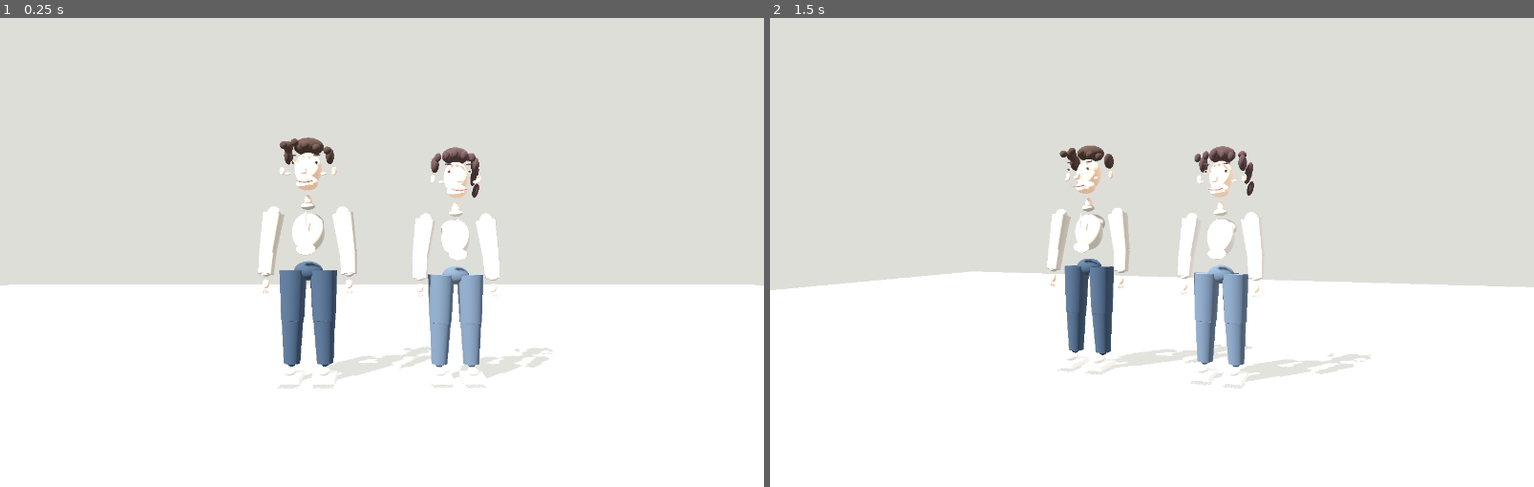
Above: before the commit, frames 1-2 (left to right).
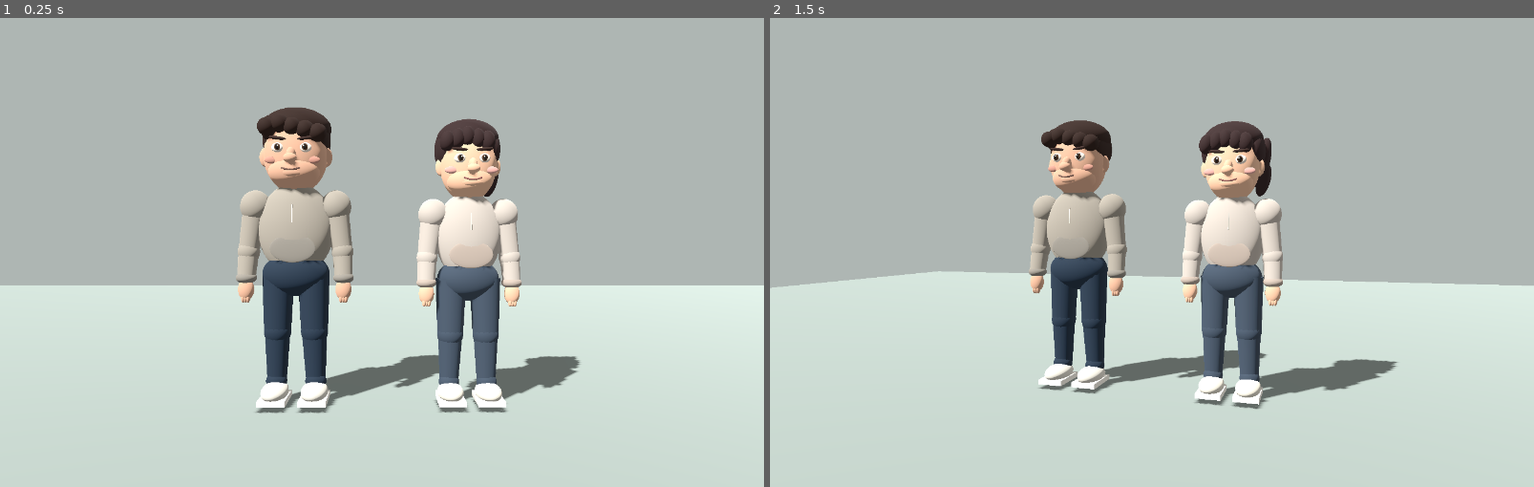
Above: after the commit, the same moments.

Repository: dlsgur3021-ai/inghyuk
Game: Godot game, scene res://main.tscn
Same seed, same stepped clock (60 frames per second), same inputs: the game is played once before the commit and once after it.
Inputs:
- Up to frame 1 (0.25 s): no input
- Up to frame 2 (1.5 s): tap Enter at 0.5 s; tap Space at 1.25 s

The runs differ from the first frame. In frame 1, 98% of the frame differs, in the area x 0-100%, y 0-100%; in frame 2, 98%.

Commit message:
Correct sphere dimensions, exposure, and camera framing for actual Godot models

Diff:
--- a/camp-story-capture/main.gd
+++ b/camp-story-capture/main.gd
@@ -20,6 +20,8 @@
 func ball(parent: Node3D, pos: Vector3, scale3: Vector3, color: String, rotation3 := Vector3.ZERO) -> MeshInstance3D:
     var mi := MeshInstance3D.new()
     var sphere := SphereMesh.new()
+    sphere.radius = 1.0
+    sphere.height = 2.0
     sphere.radial_segments = 32
     sphere.rings = 20
     mi.mesh = sphere
@@ -166,28 +168,28 @@
     var env := WorldEnvironment.new()
     var e := Environment.new()
     e.background_mode = Environment.BG_COLOR
-    e.background_color = Color("deded9")
+    e.background_color = Color("aeb6b3")
     e.ambient_light_source = Environment.AMBIENT_SOURCE_COLOR
     e.ambient_light_color = Color("ffffff")
-    e.ambient_light_energy = 0.74
-    e.tonemap_mode = Environment.TONE_MAPPER_FILMIC
+    e.ambient_light_energy = 0.34
+    e.tonemap_mode = Environment.TONE_MAPPER_LINEAR
     env.environment = e
     add_child(env)
     var sunlight := DirectionalLight3D.new()
     sunlight.rotation_degrees = Vector3(-48,-40,0)
-    sunlight.light_energy = 0.91
+    sunlight.light_energy = 0.55
     sunlight.shadow_enabled = true
     add_child(sunlight)
     var fill := DirectionalLight3D.new()
     fill.rotation_degrees=Vector3(-30,128,0)
-    fill.light_energy=0.31
+    fill.light_energy=0.13
     add_child(fill)
-    box(self,Vector3(0,-0.086,0),Vector3(30,0.13,30),"d3d3cb")
+    box(self,Vector3(0,-0.086,0),Vector3(30,0.13,30),"939e98")
     male = create_character(-0.88,false)
     female = create_character(0.88,true)
     cam = Camera3D.new()
     cam.fov=48
-    cam.position=Vector3(0,1.62,6.30)
+    cam.position=Vector3(0,1.62,5.40)
     add_child(cam)
     cam.look_at(Vector3(0,1.52,0))
     cam.current = true
@@ -197,7 +199,7 @@
     if ticks == 45:
         _snapshot("res://renders/camp_front.png")
     elif ticks == 58:
-        cam.position = Vector3(2.30,1.70,6.20)
+        cam.position = Vector3(1.70,1.70,5.55)
         cam.look_at(Vector3(0,1.50,0))
     elif ticks == 92:
         _snapshot("res://renders/camp_three_quarter.png")
